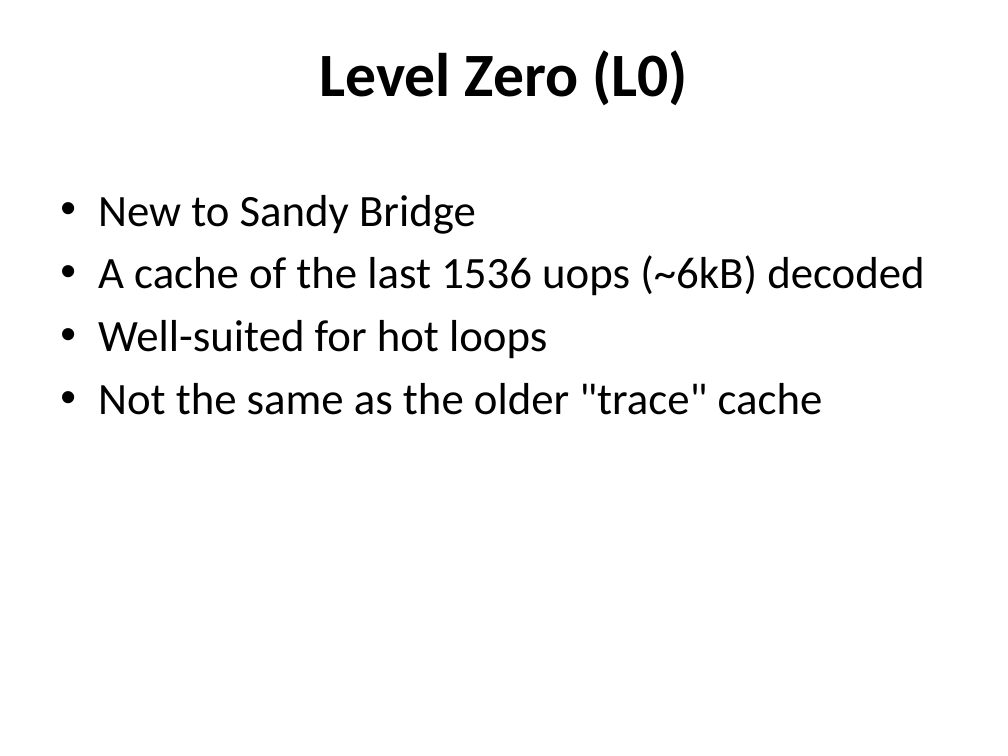
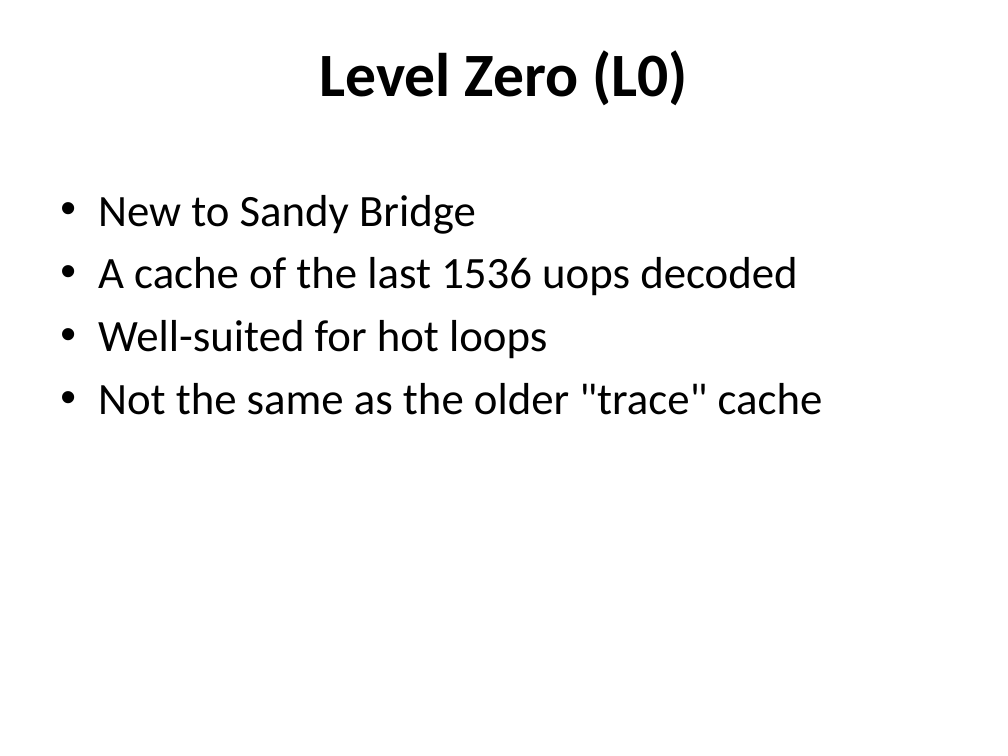
Before and after one commit to jamie-allen/cpu_caches, a slide deck: slide 26 of cpu_caches.pptx (slide 25 before the commit). Drawn at 1008x756 pixels with LibreOffice and Linux fonts; fonts in the diff are those of the drawing; background and template pictures are left out. Boxes give left, top, right and bottom in pixels: in the first picture for what was removed or moved away, otherwise in the second. Text is boxed around its words. In the diff, an @@ line names an element or a change of style, - is before the commit and + after.

```diff
--- a/cpu_caches.pptx
+++ b/cpu_caches.pptx
@@ text at [98,257,797,296]: text changed @@
-• A cache of the last 1536 uops (~6kB) decoded
+• A cache of the last 1536 uops decoded
```
Also in this commit, not shown: 9 other slides changed, 1 slide added, 1 slide removed.
